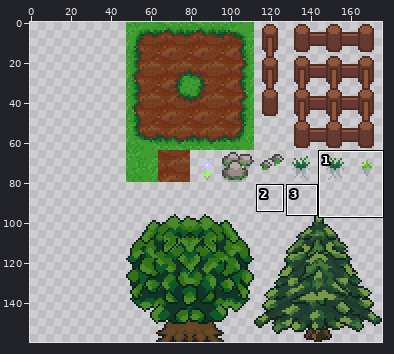
A sprite sheet gets an edit: graphics/tilemaps/basicGrass2.png. Above: a wide view before the commit, with the close-up outlined.
Close-up. Before:
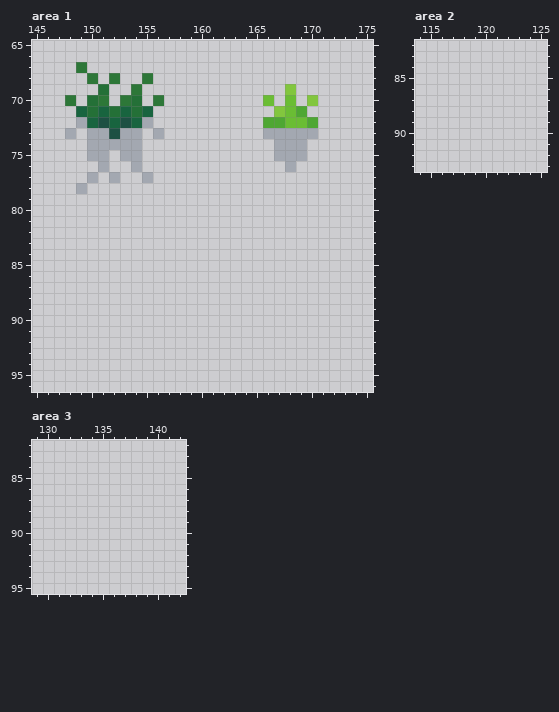
The file is 128x160 pixels. Colours within 5 levels of each other are drawn and written as one. Shown: area 1: x 145..175, y 65..96; area 2: x 114..125, y 82..93; area 3: x 129..142, y 82..95. The old version is drawn lined up with the new one, on the new canvas. The commit also changed other parts of the picture, which this record leaves out.
Now the later version:
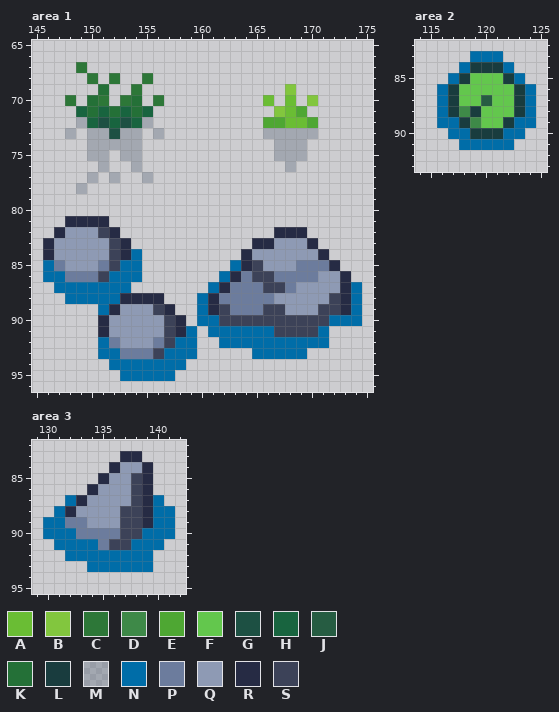
Palette (. is transparent): A #6abd34  B #82c63e  C #2d7738  D #3e8948  E #4ea733  F #63c74d  G #1d5043  H #18643f  J #265c42  K #247037  L #193c3e  M #2035523e  N #006da8  P #6c7c9d  Q #8e9ab4  R #262b44  S #3c4258
From old to new:
canvas 128x160 -> 176x160, the old top-left corner now at 48,0
Changed rows in their new state; - is an unchanged pixel.
Area 1:
first column x 146:
81 --RRRR-----------------------
82 -RQQQSR--------------RRR-----
83 RQQQQQSR-----------RRQQQR----
84 RQQQQQSRN---------RQQQQQQR---
85 NPQQQPSNN--------NRSQQQPPPR--
86 NNPPPSNNN-------NRPSSPPPPQQR-
87 -NNNNNNN-------NRPPPSSPQQQQRN
88 --NNNNNRRRR---NRPPPPPQQQQQSRN
89 -----NRQQQSR--NRSPPPSSQQQSSRN
90 -----RQQQQQSR-NNSSSSSSSSSSNNN
91 -----RQQQQQSRN-NNNNNNSSSSN---
92 -----NPQQQPSNN--NNNNNNNNNN---
93 -----NNPPPSNNN-----NNNNN-----
94 ------NNNNNNN----------------
95 -------NNNNN-----------------
Area 2:
first column x 116:
83 ---NNN---
84 --NLLLN--
85 -NLFFFLN-
86 NLFFFFFLN
87 NLFFJFFLN
88 NLDLFFFLN
89 NNLDFFLNN
90 -NNLLLNN-
91 --NNNNN--
Area 3:
first column x 130:
83 -------RR---
84 ------RQQR--
85 -----RQQSR--
86 ----RQQQSR--
87 --NRQQQQSRN-
88 -NRQQQQSSRNN
89 NNPPQQQSSRNN
90 NNNPPPPSSNNN
91 -NNNNPSSNNN-
92 --NNNNNNNN--
93 ----NNNNNN--
